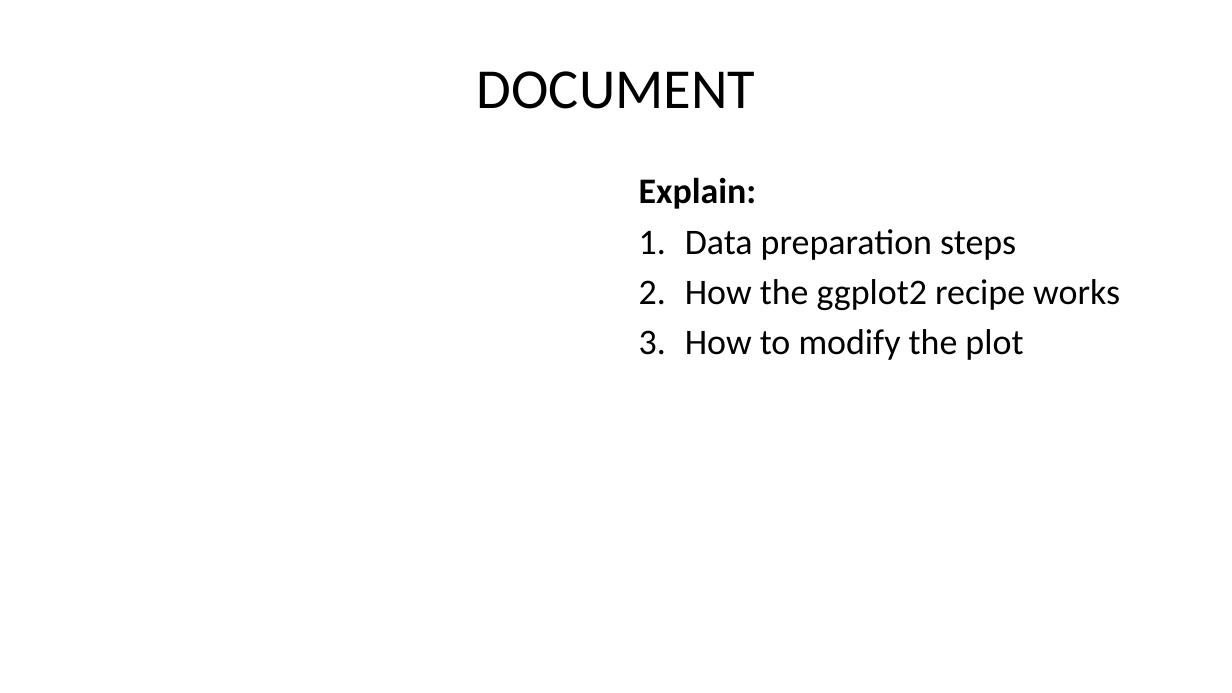
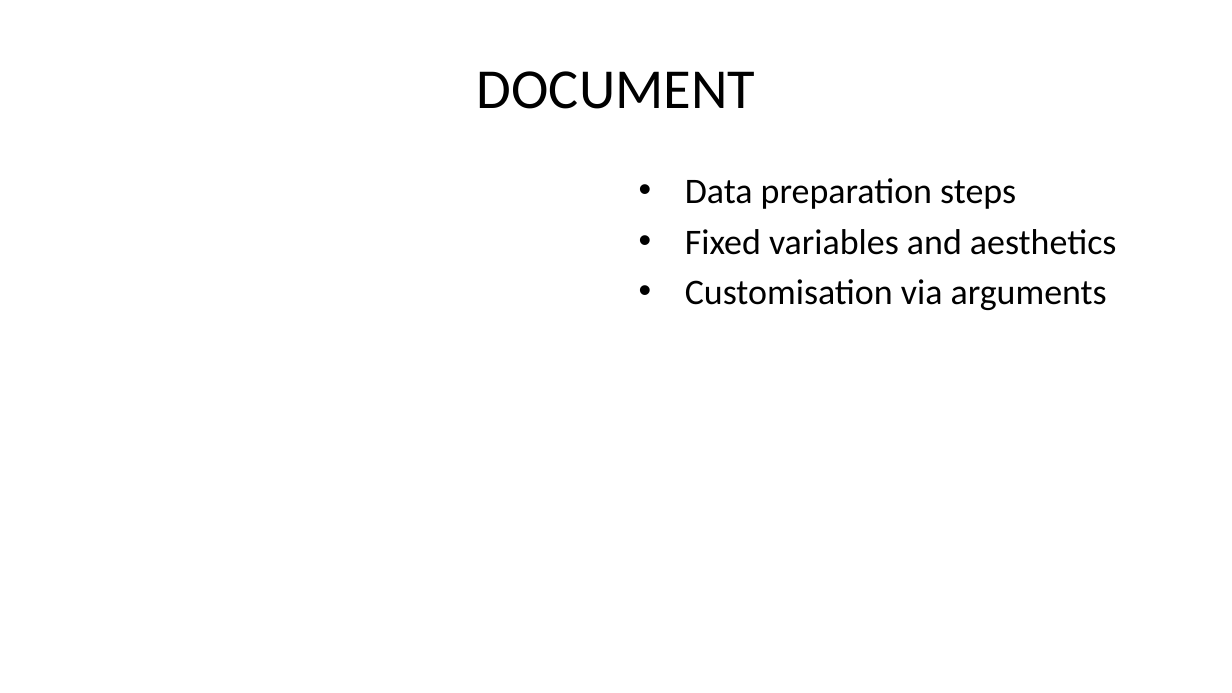
Before and after one commit to cynthiahqy/positconf2026, a slide deck: slide 18 of slides-v2.pptx. Drawn at 1232x693 pixels with LibreOffice and Linux fonts; fonts in the diff are those of the drawing. Boxes give left, top, right and bottom in pixels: in the first picture for what was removed or moved away, otherwise in the second. Text is boxed around its words. In the diff, an @@ line names an element or a change of style, - is before the commit and + after.

```diff
--- a/slides-v2.pptx
+++ b/slides-v2.pptx
@@ text at (639,177,757,209): paragraph removed @@
-Explain:
@@ text at (685,178,1016,209): bullet 1. to • @@
@@ text at (685,229,1117,310): text changed @@
-2. How the ggplot2 recipe works
-3. How to modify the plot
+• Fixed variables and aesthetics
+• Customisation via arguments
```
Also in this commit, not shown: 8 other slides changed, 6 slides added, 3 slides removed, 8 other files.
